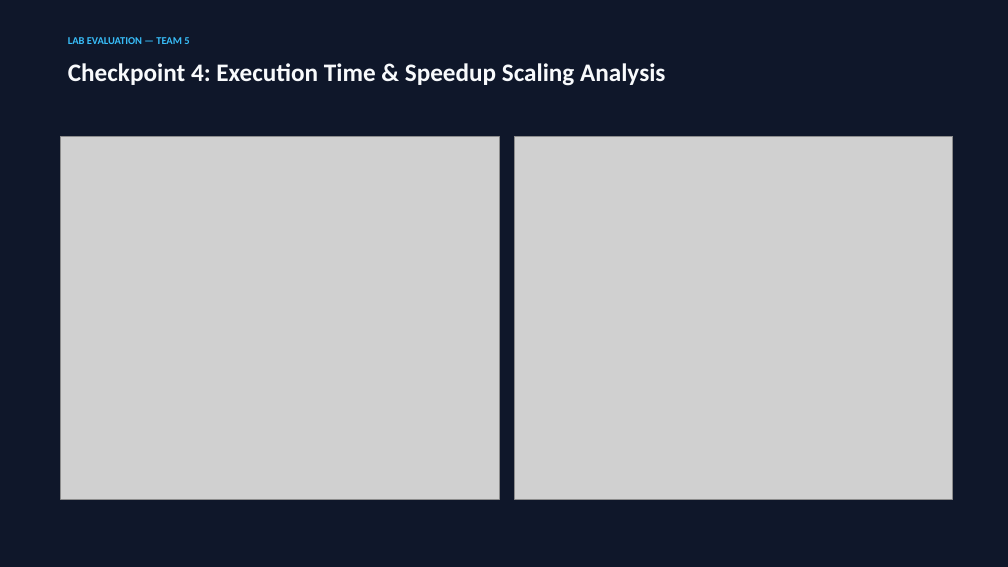
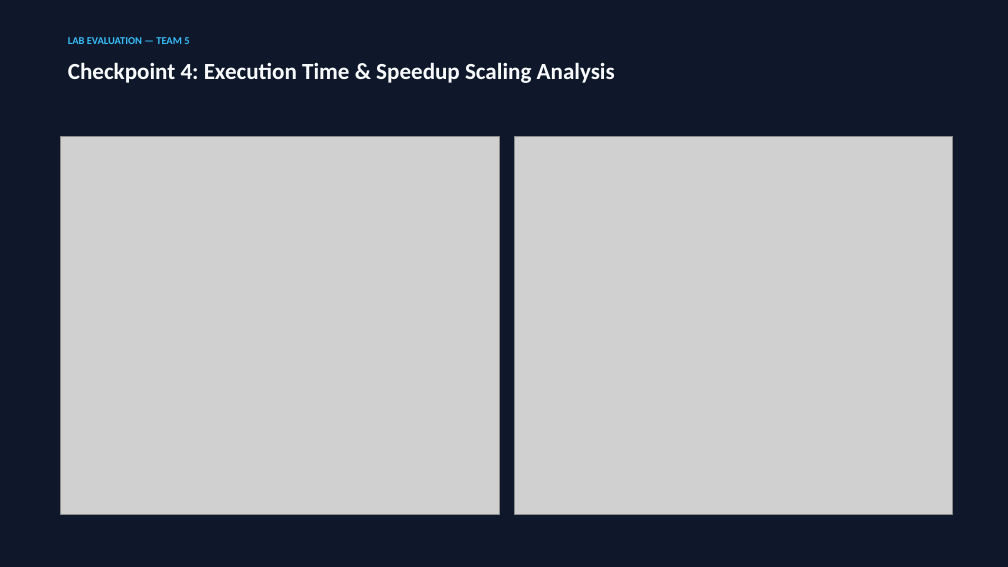
Before and after one commit to akaraj187/distributed-vector-processing-parallel-computing, a slide deck: slide 7 of presentation/Distributed_Vector_Processing_Lab_Evaluation.pptx (slide 6 before the commit). Drawn at 1008x567 pixels with LibreOffice and Linux fonts; fonts in the diff are those of the drawing; grey boxes stand for pictures. Boxes give left, top, right and bottom in pixels: in the first picture for what was removed or moved away, otherwise in the second. Text is boxed around its words. In the diff, an @@ line names an element or a change of style, - is before the commit and + after.

```diff
--- a/presentation/Distributed_Vector_Processing_Lab_Evaluation.pptx
+++ b/presentation/Distributed_Vector_Processing_Lab_Evaluation.pptx
@@ text "Checkpoint 4: Execution Time & ..." at (x1=68, y1=62, x2=615, y2=83): size 24 to 22 pt @@
@@ picture resized from (x1=60, y1=136, x2=499, y2=499) to (x1=60, y1=136, x2=499, y2=514) @@
@@ picture resized from (x1=514, y1=136, x2=953, y2=499) to (x1=514, y1=136, x2=953, y2=514) @@
```
Also in this commit, not shown: 9 other slides changed, 1 slide added, 9 other files.
